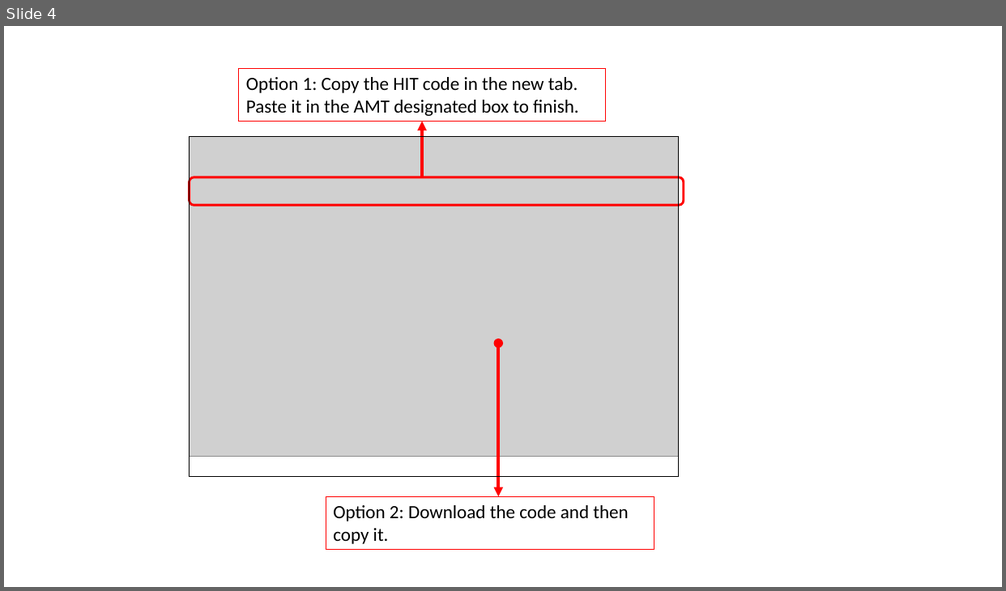
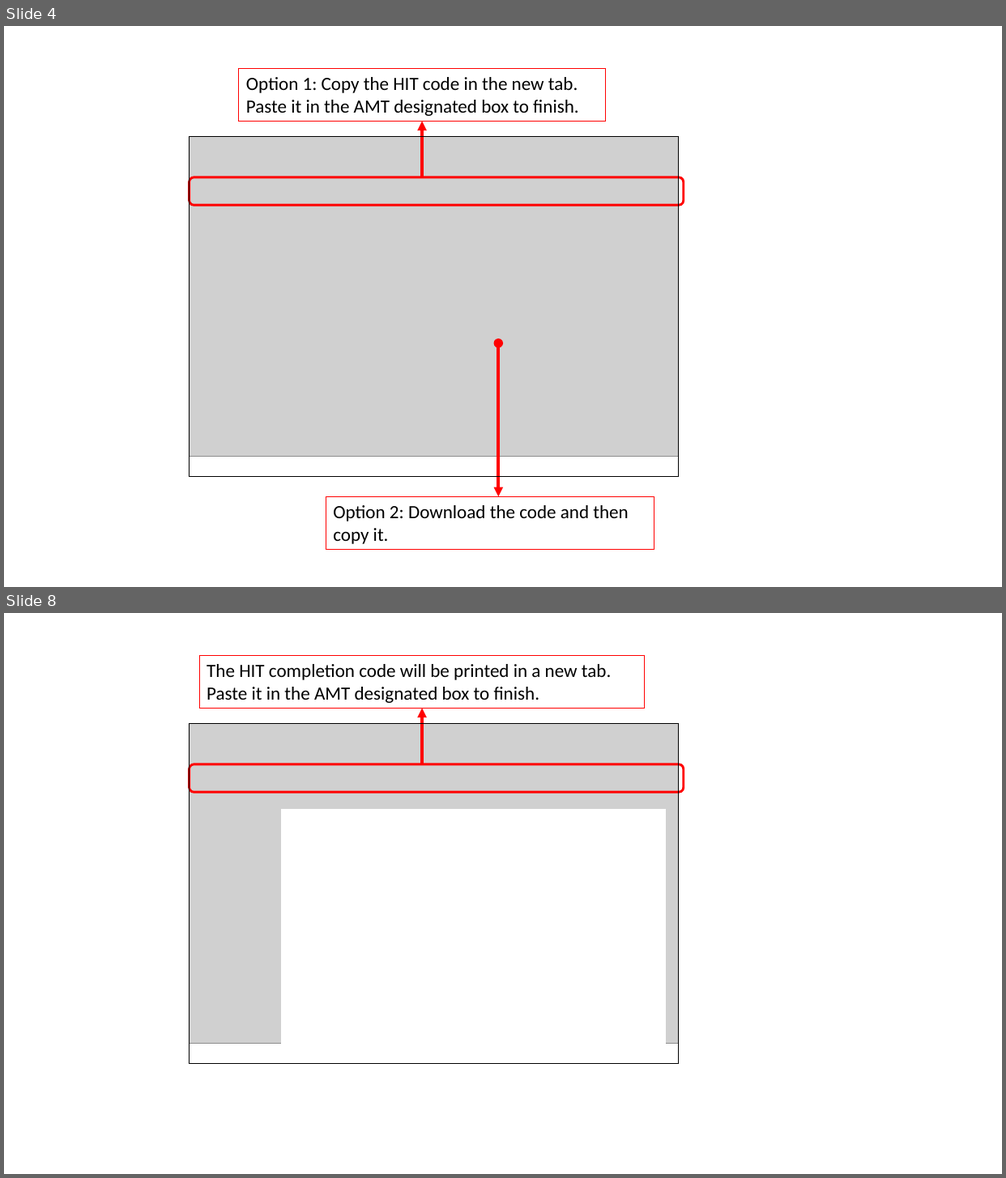
Before and after one commit to SinaMohseni/Text-classification-explanation-evaluation, a slide deck: user-study/Instructions.pptx. Shown one above the other, each under a label of ours: slide 4 before the commit, slides 4 and 8 after it; the slides between them are not shown. The pictures are 1006x591 and 1006x1178 pixels, drawn with LibreOffice and Linux fonts; fonts in the diff are those of the drawing; grey boxes stand for pictures. Boxes give left, top, right and bottom in pixels: in the first picture for what was removed or moved away, otherwise in the second. Text is boxed around its words. In the diff, an @@ line names an element or a change of style, - is before the commit and + after.

```diff
--- a/user-study/Instructions.pptx
+++ b/user-study/Instructions.pptx
@@ slide 8 added at <box>4,613,1002,1174</box>, background #FFFFFF @@
@@ rectangle added at <box>199,656,645,709</box>, outline #FF0000 0.75 pt, 18 pt, text #000000 @@
+The HIT completion code will be printed in a new tab.
+Paste it in the AMT designated box to finish.
@@ arrow added from (422, 764) to (422, 708), #FF0000 3 pt @@
@@ picture added at <box>189,724,678,1043</box> @@
@@ rectangle added at <box>189,724,678,1063</box>, outline #000000 1 pt @@
@@ rounded rectangle added at <box>189,764,683,792</box>, outline #FF0000 2.25 pt @@
@@ rectangle added at <box>282,810,666,1050</box>, fill #FFFFFF, outline #FFFFFF 1 pt @@
```
Also in this commit, not shown: 3 other slides added, 17 other files.
